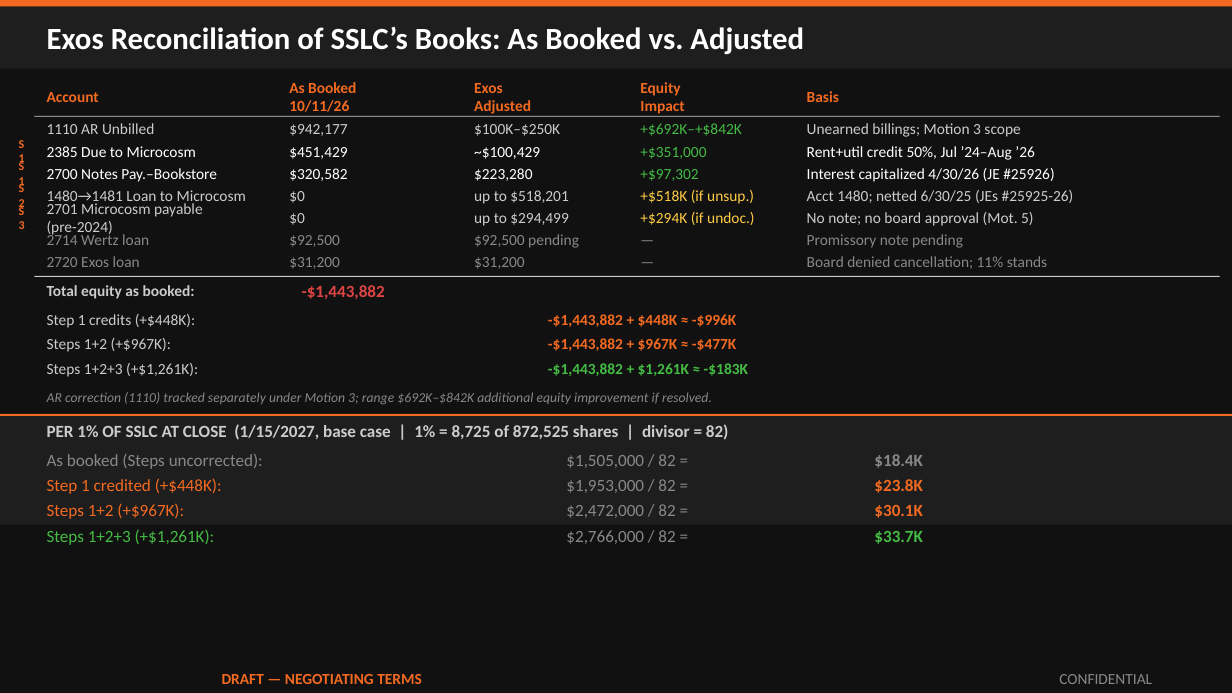
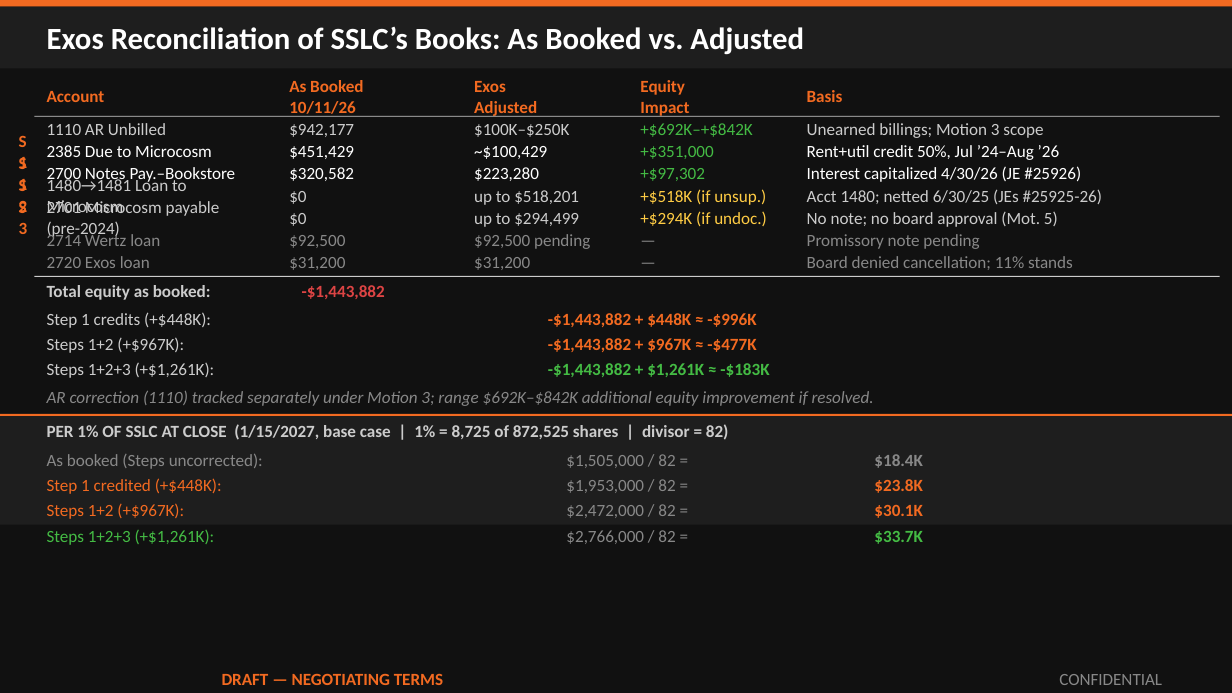
Before and after one commit to ExosAerospace/workspace, a slide deck: slide 5 of drafts/Exos_SSLC_Board_Offer_Overview_2026-10-10_r2.pptx. Drawn at 1232x693 pixels with LibreOffice and Linux fonts; fonts in the diff are those of the drawing. Boxes give left, top, right and bottom in pixels: in the first picture for what was removed or moved away, otherwise in the second. Text is boxed around its words. In the diff, an @@ line names an element or a change of style, - is before the commit and + after.

Commit message:
SSLC Batch 7 fix: bump sub-10pt fonts to 10pt on new slides 5-6

```diff
--- a/drafts/Exos_SSLC_Board_Offer_Overview_2026-10-10_r2.pptx
+++ b/drafts/Exos_SSLC_Board_Offer_Overview_2026-10-10_r2.pptx
@@ size 7 to 10 pt in 4 elements at [12, 140, 31, 161], [12, 163, 31, 184], [12, 185, 31, 206], [12, 207, 31, 228] @@
@@ size 9 to 10 pt in 47 elements at [222, 673, 443, 685], [1059, 674, 1162, 685], [47, 91, 105, 102], [289, 80, 363, 117], [474, 81, 537, 117], [640, 80, 689, 117], [807, 90, 843, 102], [47, 123, 166, 135], [289, 124, 354, 137], [474, 124, 569, 137], [640, 123, 752, 137], [807, 123, 1043, 138], [47, 145, 212, 157], [289, 146, 354, 159], [474, 146, 547, 159], [640, 146, 713, 159], [807, 145, 1060, 160], [47, 167, 236, 185], [289, 167, 354, 181], [474, 167, 539, 181], [640, 168, 705, 181], [807, 166, 1081, 182], [47, 177, 187, 213], [289, 191, 306, 204], [474, 190, 579, 205], [640, 189, 766, 205], [807, 189, 1102, 204], [47, 200, 220, 239], [289, 213, 306, 226], [474, 213, 579, 227], [640, 211, 767, 226], [807, 212, 1058, 227], [47, 232, 160, 246], [289, 235, 345, 248], [474, 234, 590, 249], [807, 234, 979, 249], [47, 256, 150, 268], [289, 257, 345, 270], [474, 257, 530, 270], [807, 256, 1073, 270], [47, 285, 211, 300], [47, 312, 211, 328], [548, 313, 756, 327], [47, 337, 184, 353], [548, 338, 756, 352], [47, 363, 215, 378], [548, 363, 769, 377] @@
@@ text "AR correction (1110) tracked separately ..." at [47, 391, 874, 406]: size 8 to 10 pt @@
```
Also in this commit, not shown: 1 other slide changed, 1 other file.
